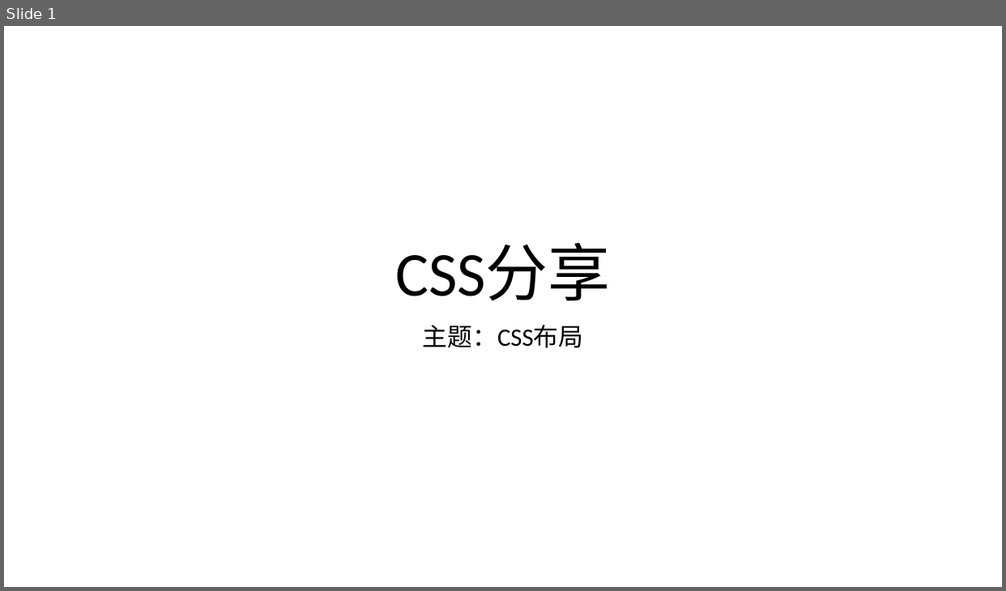
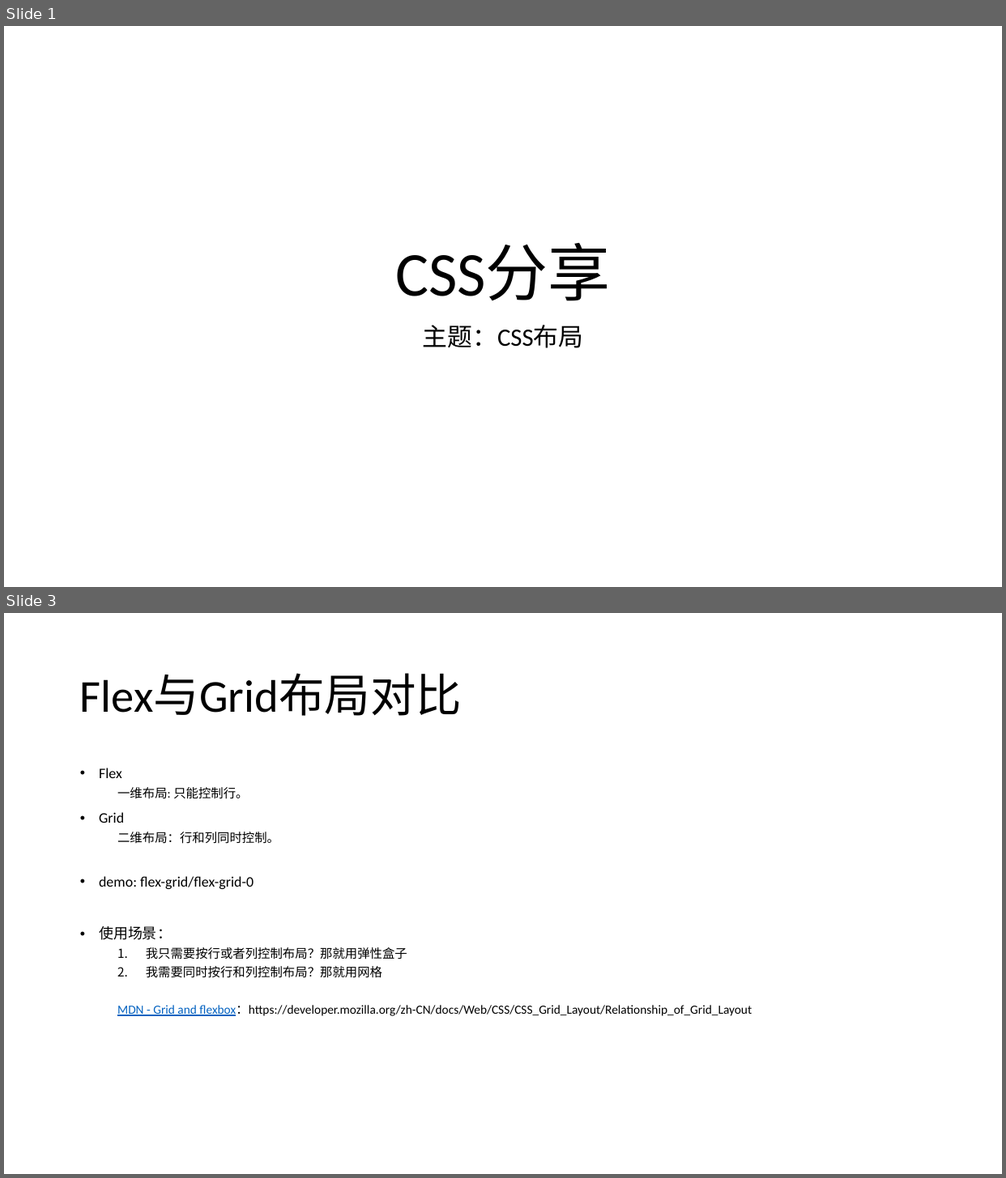
Before and after one commit to FBmm/Frontend-blog, a slide deck: CSS/css分享/css分享 - 布局.pptx. Shown one above the other, each under a label of ours: slide 1 before the commit, slides 1 and 3 after it; the slides between them are not shown. The pictures are 1006x591 and 1006x1178 pixels, drawn with LibreOffice and Linux fonts; fonts in the diff are those of the drawing. Boxes give left, top, right and bottom in pixels: in the first picture for what was removed or moved away, otherwise in the second. Text is boxed around its words. In the diff, an @@ line names an element or a change of style, - is before the commit and + after.

```diff
--- a/CSS/css分享/css分享 - 布局.pptx
+++ b/CSS/css分享/css分享 - 布局.pptx
@@ slide 3 added at (4,613,1002,1174), background #FFFFFF @@
@@ title added at (80,673,462,716), 44 pt, text #000000 @@
+Flex与Grid布局对比
@@ text added at (99,768,752,1016), 12 pt, text #000000 @@
+• Flex
+  一维布局: 只能控制行。
+• Grid
+  二维布局：行和列同时控制。
+• demo: flex-grid/flex-grid-0
+• 使用场景：
+  1. 我只需要按行或者列控制布局？那就用弹性盒子
+  2. 我需要同时按行和列控制布局？那就用网格
+  MDN - Grid and flexbox：https://developer.mozilla.org/zh-CN/docs/Web/CSS/CSS_Grid_Layout/Relationship_of_Grid_Layout
```
Also in this commit, not shown: 6 slides changed, 3 other slides added, 1 slide removed, 3 other files.
